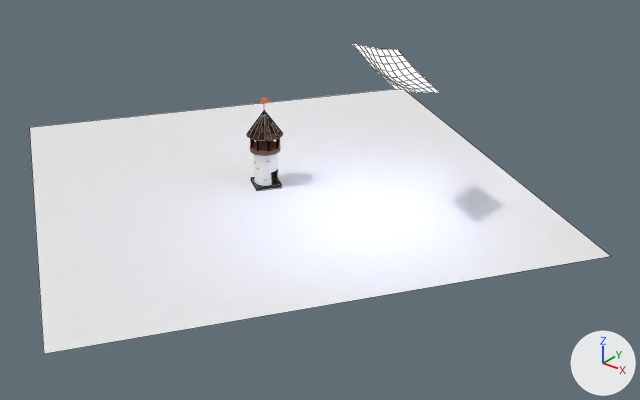
What one commit did to the Blender file data/models/Archer/Archer.blend.
Camera for both pictures: a 50 mm lens placed at (45.4, -45.2, 30.2), pointed at (6.5, 3.5, 0.0). Arrows for +X, +Y and +Z are at lower right; the lights stay in place. Mesh edges are drawn as thin lines on the coarser meshes.

In view in the first picture: 'ShapeIndexedFaceSet.004', 'ShapeIndexedFaceSet.005', 'ShapeIndexedFaceSet.011', 'ShapeIndexedFaceSet.012'.
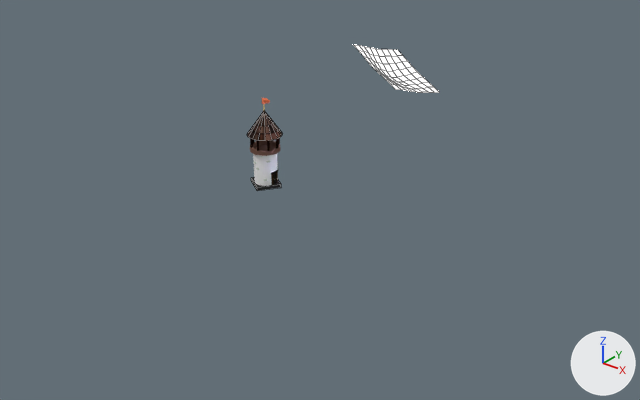
Edits to the bpy script that builds the scene:
```text
Change ob_shapeindexedfaceset_004:
    add ob_shapeindexedfaceset_004.hide_set(True)  # its collection is switched off
```

Location of each change, (x1, y1, x2, y2) in pixels of the pictures (640 x 400 px):
'ShapeIndexedFaceSet.004', hidden
    before: (29, 89, 610, 354)
